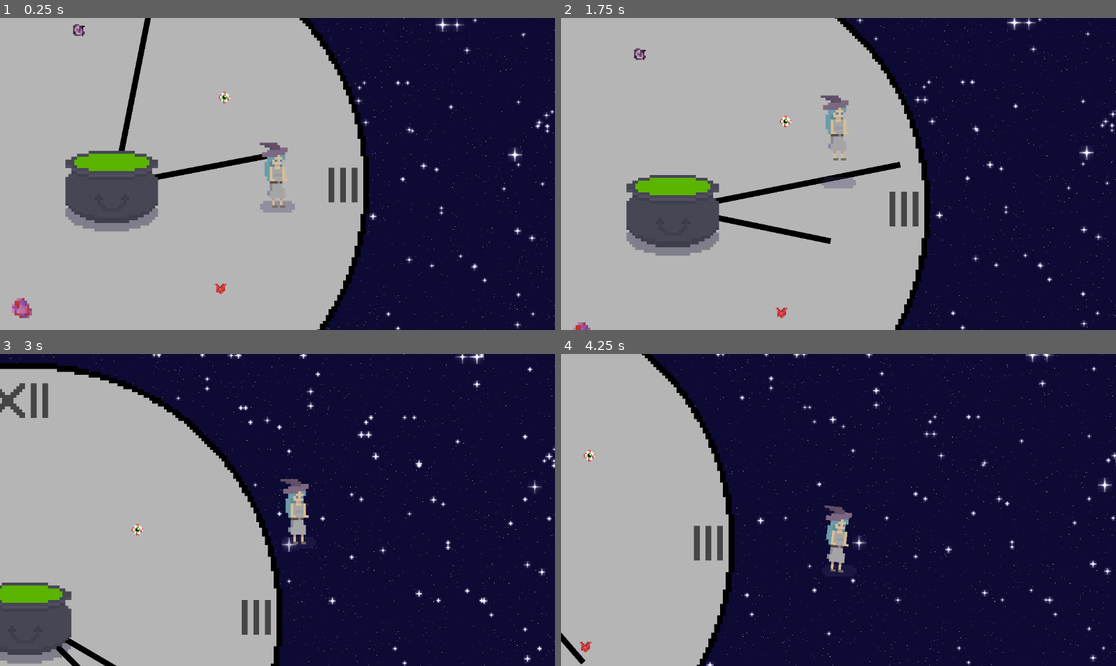
Above: before the commit, frames 1-4 (two rows, left to right).
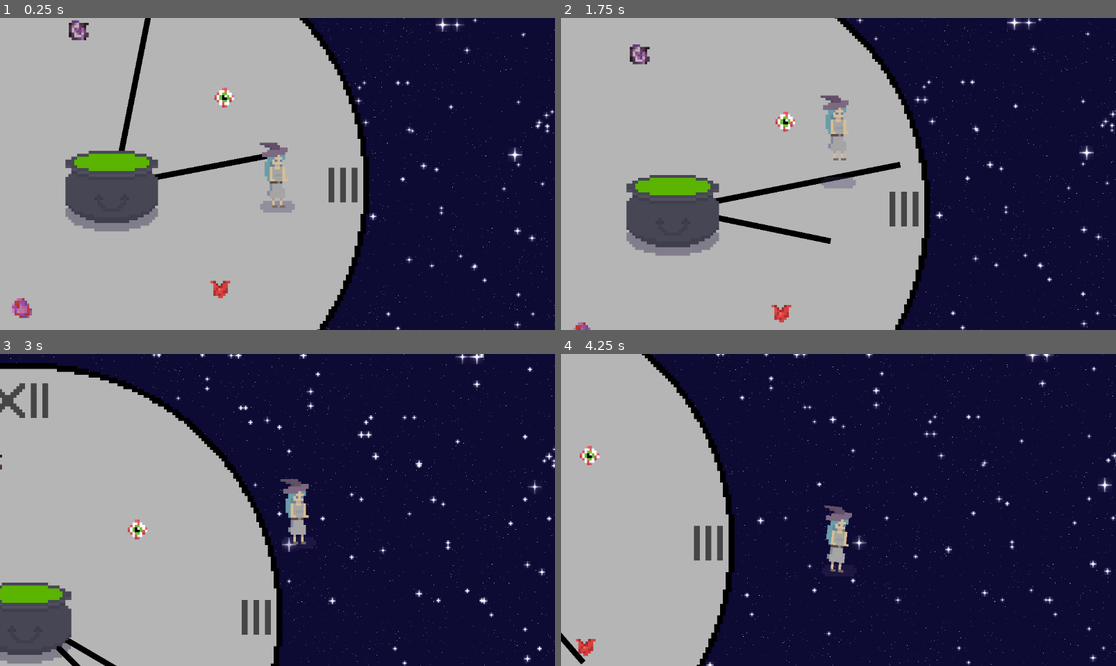
Above: after the commit, the same moments.

Repository: arrowira/miniJam189
Game: Godot game, scene res://Scenes/main.tscn
Two runs of this game, one before a commit and one after it. Both use one fixed random seed, a clock stepped at 60 frames per second and the inputs below.
Inputs:
- Up to frame 1 (0.25 s): no input
- Up to frame 2 (1.75 s): hold W (up) from 0.53 s (still down); tap Space (jump) at 0.77, 1.52 s
- Up to frame 3 (3 s): release W (up) at 2.03 s; hold D (left) from 2.03 s (still down)
- Up to frame 4 (4.25 s): tap Space (jump) at 3.02, 3.77 s; release D (left) at 3.53 s; hold S (down) from 3.53 s (still down)

The runs differ from the first frame. In frame 1, 0.4% of the frame differs, in the area x 12-43%, y 0-90%; in frame 2, 0.4%, in the area x 12-43%, y 8-98%; in frame 3, 0.1%; in frame 4, 0.2%.

Commit message:
scale fix pt 2

Diff:
--- a/minijam189/Scenes/CandyCorn.tscn
+++ b/minijam189/Scenes/CandyCorn.tscn
@@ -20,6 +20,7 @@
 
 [node name="Sprite2D" type="Sprite2D" parent="Candy"]
 texture_filter = 1
+scale = Vector2(1.7, 1.7)
 texture = ExtResource("2_aj8fx")
 
 [connection signal="body_entered" from="Candy" to="Candy" method="_on_body_entered"]
--- a/minijam189/Scenes/Eyeball.tscn
+++ b/minijam189/Scenes/Eyeball.tscn
@@ -16,12 +16,11 @@
 
 [node name="CollisionShape2D" type="CollisionShape2D" parent="Eye"]
 position = Vector2(0, 1.90735e-07)
-scale = Vector2(1, 1)
 shape = SubResource("RectangleShape2D_s2j77")
 
 [node name="Sprite2D" type="Sprite2D" parent="Eye"]
 texture_filter = 1
-scale = Vector2(1, 1)
+scale = Vector2(1.7, 1.7)
 texture = ExtResource("2_8g481")
 
 [connection signal="body_entered" from="Eye" to="Eye" method="_on_body_entered"]
--- a/minijam189/Scenes/Heart.tscn
+++ b/minijam189/Scenes/Heart.tscn
@@ -20,6 +20,7 @@
 
 [node name="Sprite2D" type="Sprite2D" parent="Heart"]
 texture_filter = 1
+scale = Vector2(1.7, 1.7)
 texture = ExtResource("2_p4oa2")
 
 [connection signal="body_entered" from="Heart" to="Heart" method="_on_body_entered"]
--- a/minijam189/Scenes/VoidEssence.tscn
+++ b/minijam189/Scenes/VoidEssence.tscn
@@ -20,6 +20,7 @@
 
 [node name="Sprite2D" type="Sprite2D" parent="Void"]
 texture_filter = 1
+scale = Vector2(1.7, 1.7)
 texture = ExtResource("2_6s5qy")
 
 [connection signal="body_entered" from="Void" to="Void" method="_on_body_entered"]
